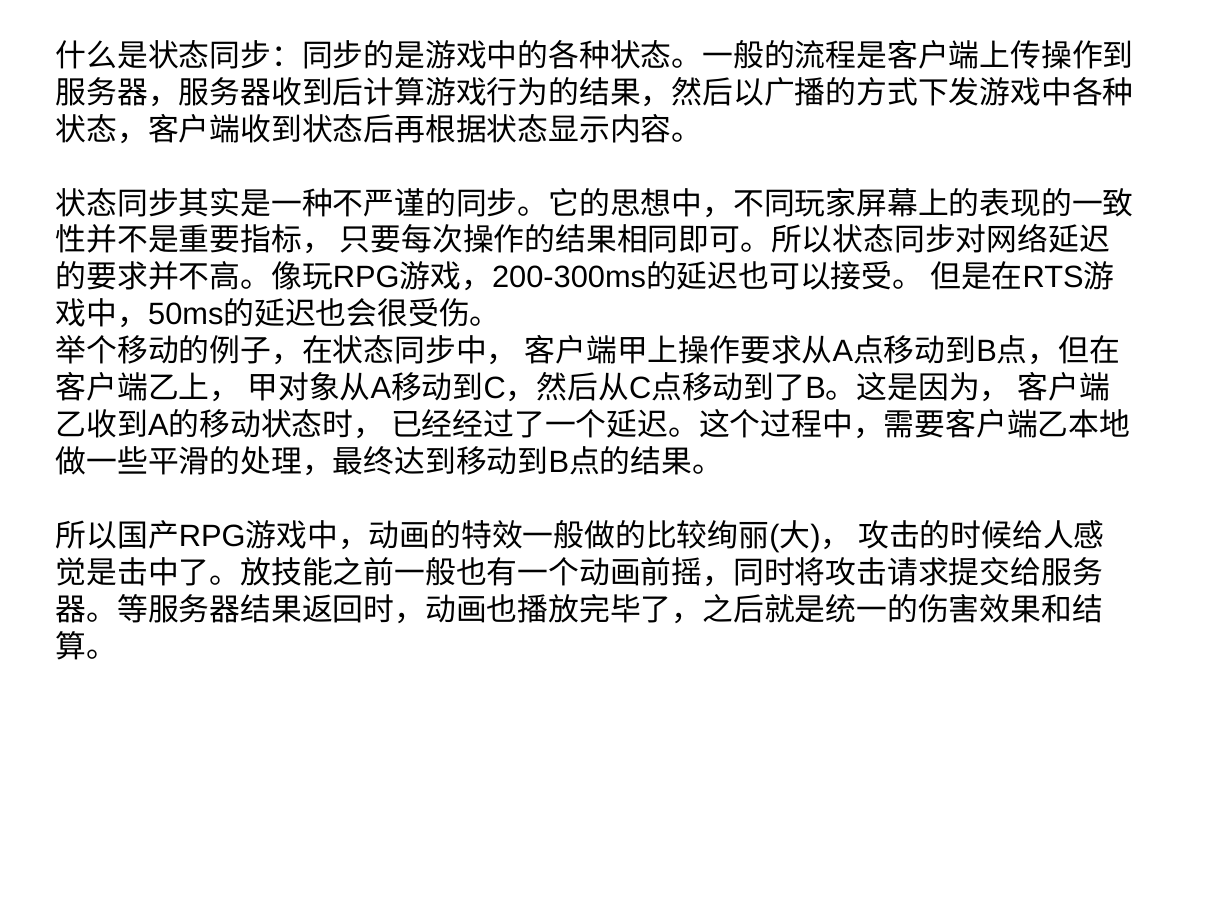
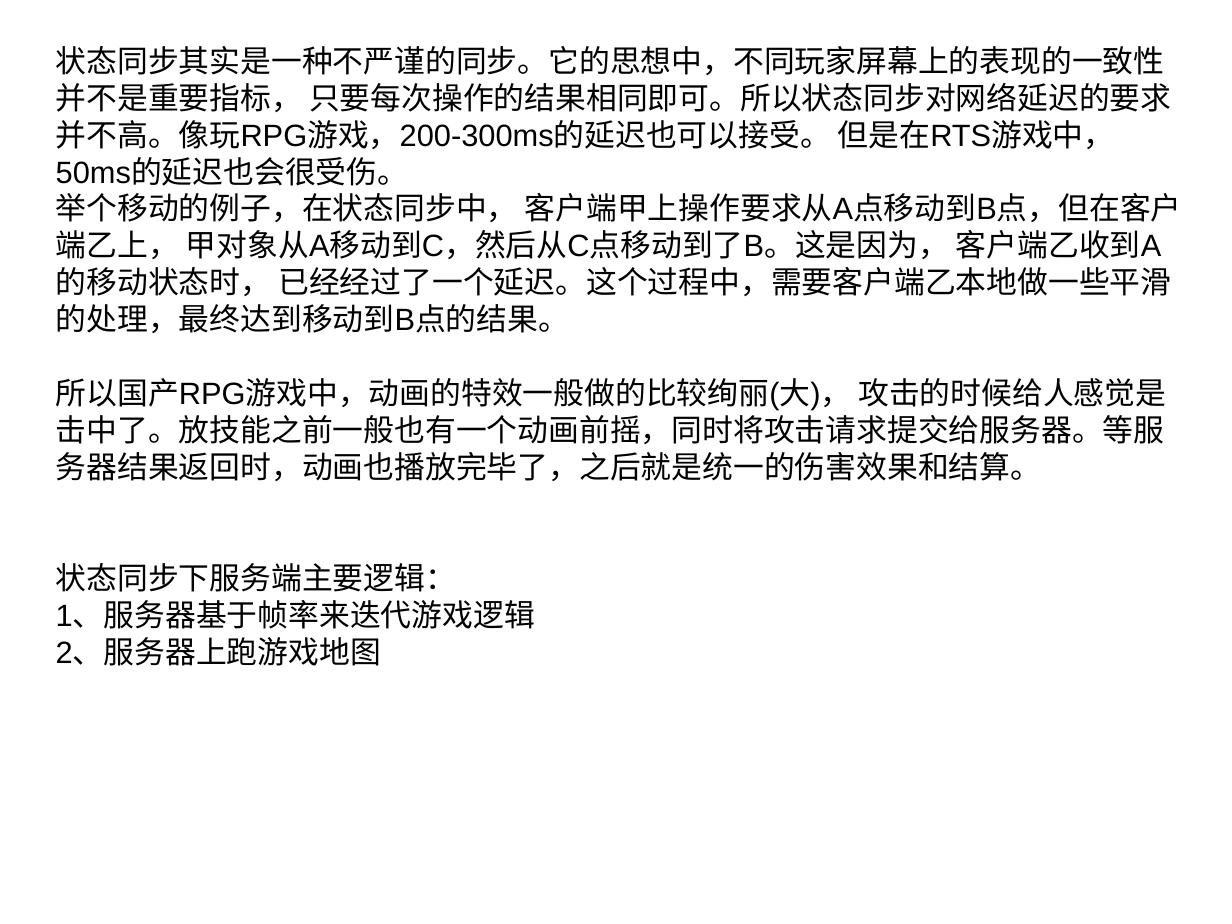
Before and after one commit to cyk88888888/LockStep-StateSynchronization, a slide deck: slide 12 of 浅析帧同步和状态同步.ppt. Drawn at 1232x924 pixels with LibreOffice and Linux fonts; fonts in the diff are those of the drawing. Boxes give left, top, right and bottom in pixels: in the first picture for what was removed or moved away, otherwise in the second. Text is boxed around its words. In the diff, an @@ line names an element or a change of style, - is before the commit and + after.

```diff
--- a/浅析帧同步和状态同步.ppt
+++ b/浅析帧同步和状态同步.ppt
@@ text "状态同步其实是一种不严谨的同步。它的思想中，不同玩家屏幕上的表现的一致性并不是重要指标， 只要每次操作的结果相同即可。所 ..." at [56, 46, 1182, 666]: vertical alignment middle to top @@
@@ text at [56, 40, 1134, 143]: paragraph removed @@
-什么是状态同步：同步的是游戏中的各种状态。一般的流程是客户端上传操作到服务器，服务器收到后计算游戏行为的结果，然后以广播的方式下发游戏中各种状态，客户端收到状态后再根据状态显示内容。
@@ text at [56, 563, 535, 666]: paragraphs added @@
+状态同步下服务端主要逻辑：
+1、服务器基于帧率来迭代游戏逻辑
+2、服务器上跑游戏地图
```
Also in this commit, not shown: 3 other slides changed, 1 slide added, 2 slides removed, 1 other file.
